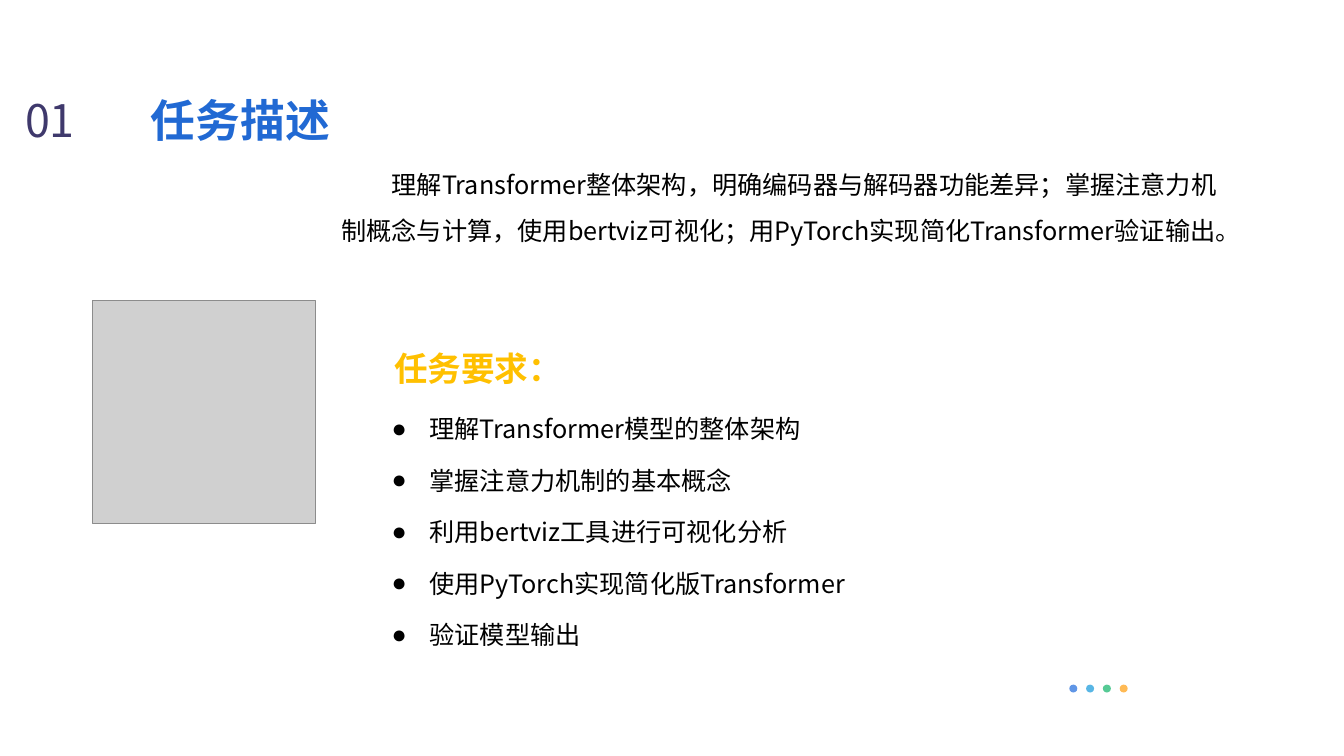
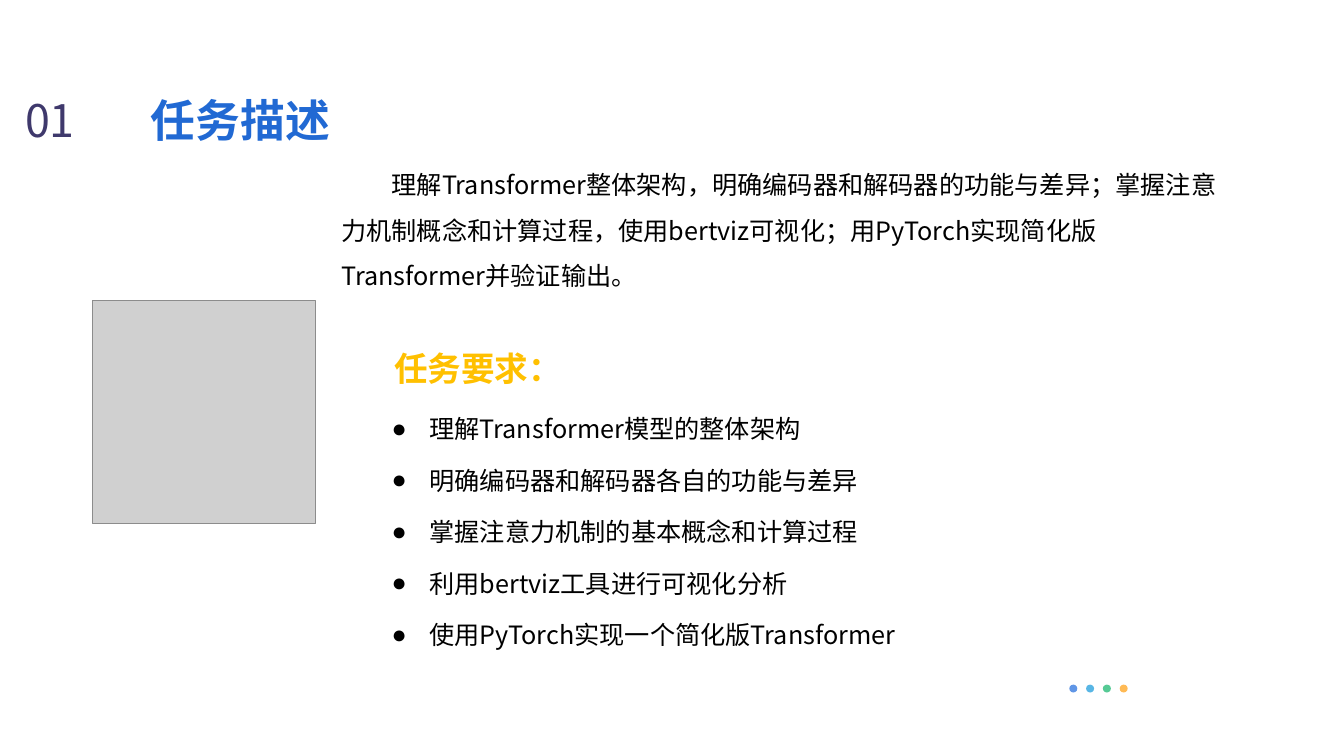
Before and after one commit to Silence1628/Ai_PPT, a slide deck: slide 6 of ppt_output/1.1_大模型基石——Transformer.pptx. Drawn at 1344x756 pixels with LibreOffice and Linux fonts; fonts in the diff are those of the drawing; grey boxes stand for pictures; background and template pictures are left out. Boxes give left, top, right and bottom in pixels: in the first picture for what was removed or moved away, otherwise in the second. Text is boxed around its words. In the diff, an @@ line names an element or a change of style, - is before the commit and + after.

```diff
--- a/ppt_output/1.1_大模型基石——Transformer.pptx
+++ b/ppt_output/1.1_大模型基石——Transformer.pptx
@@ text at [341, 172, 1217, 287]: text changed @@
-理解Transformer整体架构，明确编码器与解码器功能差异；掌握注意力机制概念与计算，使用bertviz可视化；用PyTorch实现简化Transformer验证输出。
+理解Transformer整体架构，明确编码器和解码器的功能与差异；掌握注意力机制概念和计算过程，使用bertviz可视化；用PyTorch实现简化版Transformer并验证输出。
@@ text at [430, 468, 858, 492]: text changed @@
-  ● 掌握注意力机制的基本概念
+  ● 明确编码器和解码器各自的功能与差异
@@ text added at [430, 519, 858, 543], 18 pt, text #000000 @@
+  ● 掌握注意力机制的基本概念和计算过程
@@ text "利用bertviz工具进行可视化分析": place and size @@
-text "利用bertviz工具进行可视化分析" at [430, 519, 788, 543]
+text "利用bertviz工具进行可视化分析" at [430, 571, 788, 595]
@@ text removed at [430, 571, 845, 599] @@
-  ● 使用PyTorch实现简化版Transformer
@@ text at [430, 622, 896, 650]: text changed @@
-  ● 验证模型输出
+  ● 使用PyTorch实现一个简化版Transformer
```
Also in this commit, not shown: 6 other slides changed, 29 other files.
